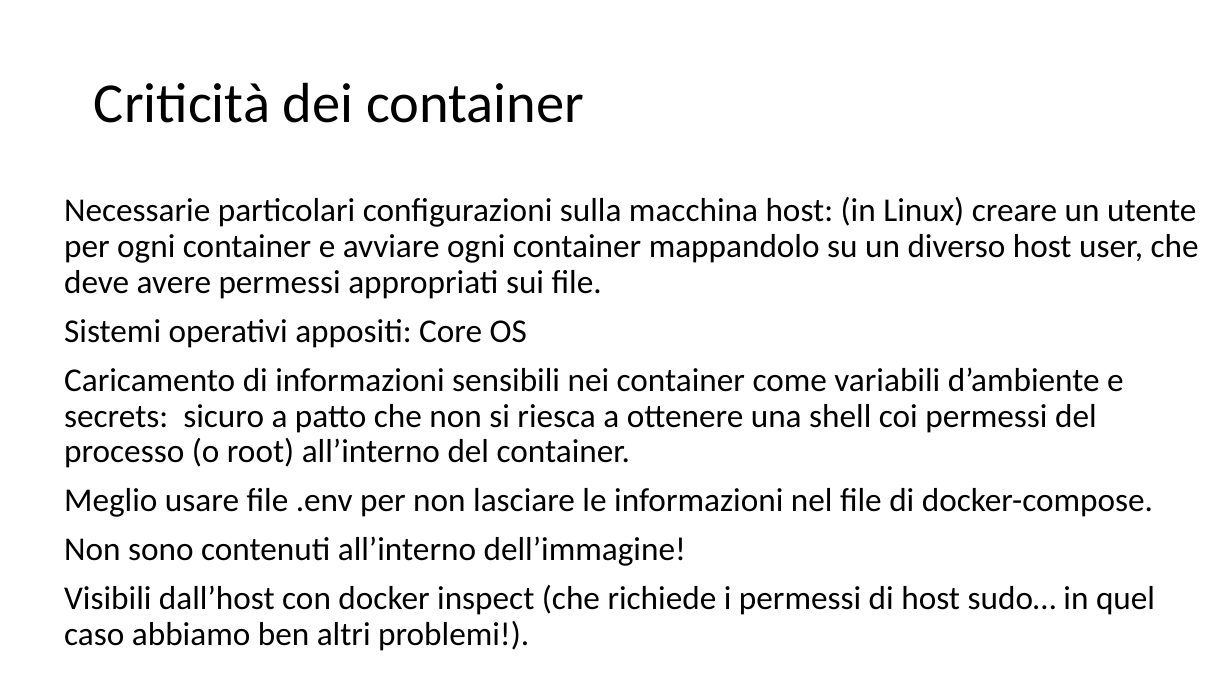
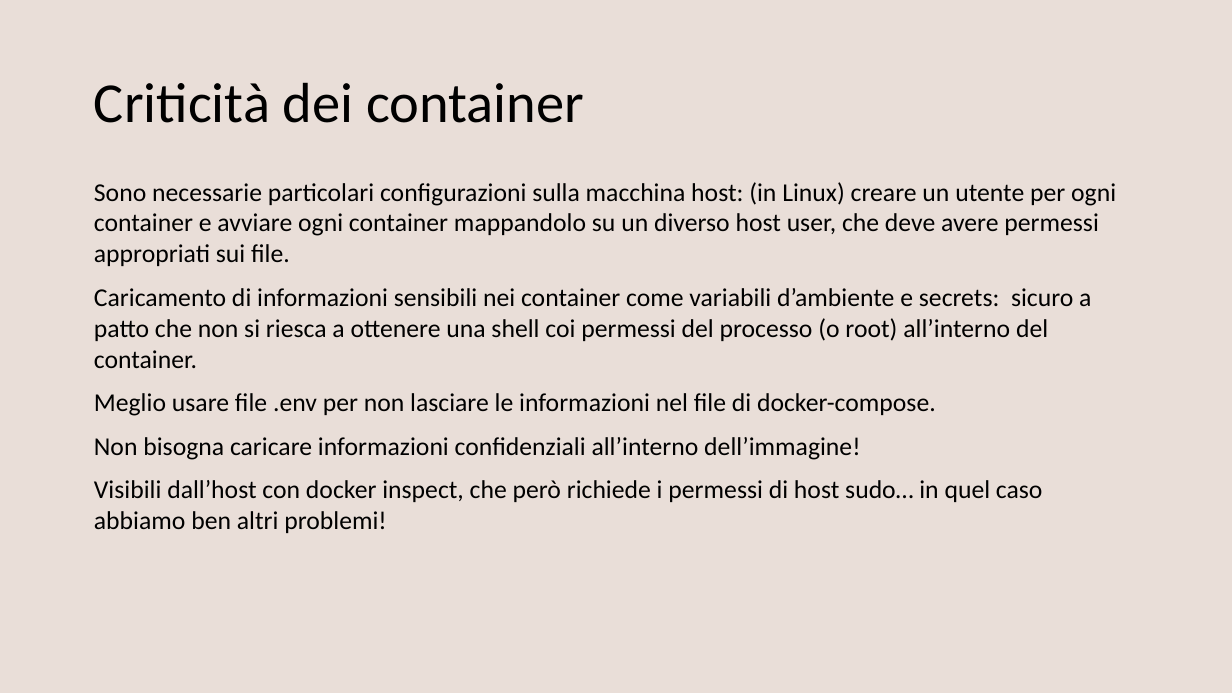
Before and after one commit to marcobarlo/GreenhouseSec, a slide deck: slide 15 of pres.pptx (slide 11 before the commit). Drawn at 1232x693 pixels with LibreOffice and Linux fonts; fonts in the diff are those of the drawing. Boxes give left, top, right and bottom in pixels: in the first picture for what was removed or moved away, otherwise in the second. Text is boxed around its words. In the diff, an @@ line names an element or a change of style, - is before the commit and + after.

```diff
--- a/pres.pptx
+++ b/pres.pptx
@@ background #FFFFFF to #EADEDA @@
@@ text "Sono necessarie particolari configurazioni sulla ...": place and size @@
-text "Sono necessarie particolari configurazioni sulla ..." at box(64, 197, 1199, 651)
+text "Sono necessarie particolari configurazioni sulla ..." at box(94, 182, 1116, 533)
@@ text at box(94, 182, 1116, 266): text changed; size 25.9 to 20 pt @@
-Necessarie particolari configurazioni sulla macchina host: (in Linux) creare un utente per ogni container e avviare ogni container mappandolo su un diverso host user, che deve avere permessi appropriati sui file.
-Sistemi operativi appositi: Core OS
+Sono necessarie particolari configurazioni sulla macchina host: (in Linux) creare un utente per ogni container e avviare ogni container mappandolo su un diverso host user, che deve avere permessi appropriati sui file.
@@ text at box(94, 288, 1091, 416): size 25.9 to 20 pt in "Caricamento di informazioni sensibili nei container come ...", "Meglio usare file .env per non lasciare ..."; line spacing 0.9 to 1 @@
@@ text at box(94, 437, 1043, 533): text changed; size 25.9 to 20 pt @@
-Non sono contenuti all’interno dell’immagine!
-Visibili dall’host con docker inspect (che richiede i permessi di host sudo… in quel caso abbiamo ben altri problemi!).
+Non bisogna caricare informazioni confidenziali all’interno dell’immagine!
+Visibili dall’host con docker inspect, che però richiede i permessi di host sudo… in quel caso abbiamo ben altri problemi!
```
Also in this commit, not shown: 14 other slides changed, 6 slides added, 3 slides removed, 56 other files.
